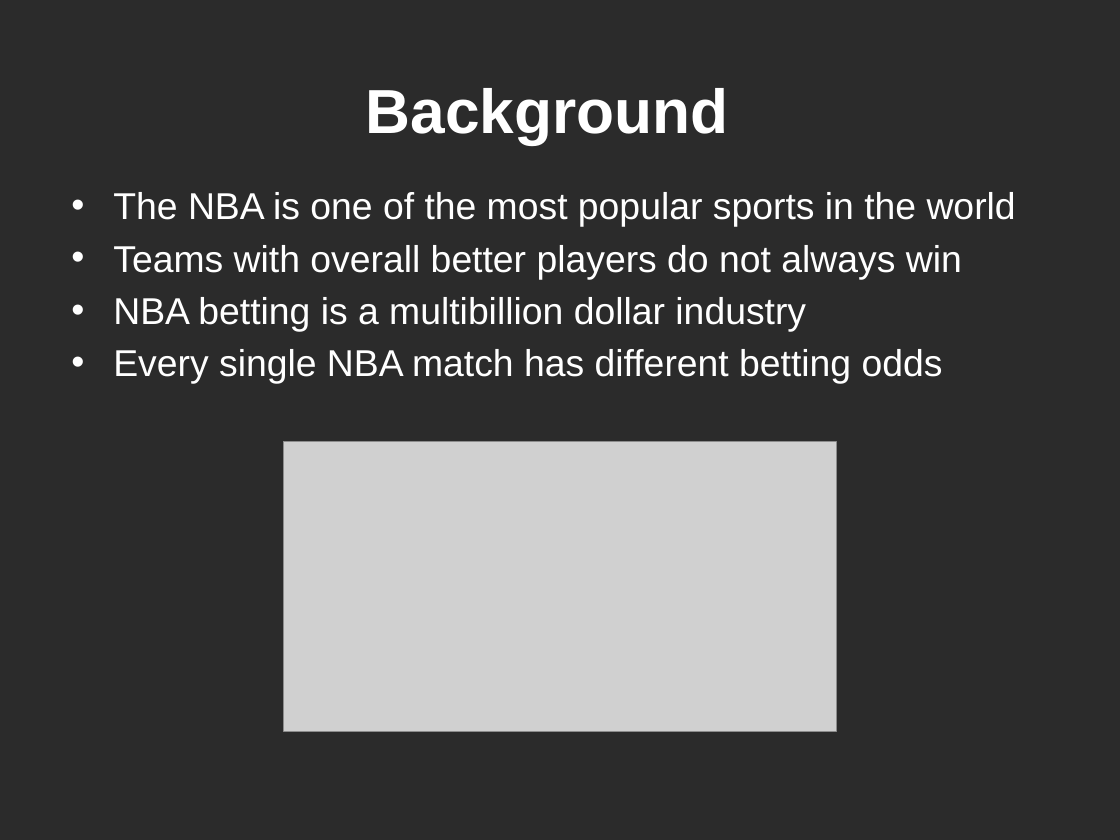
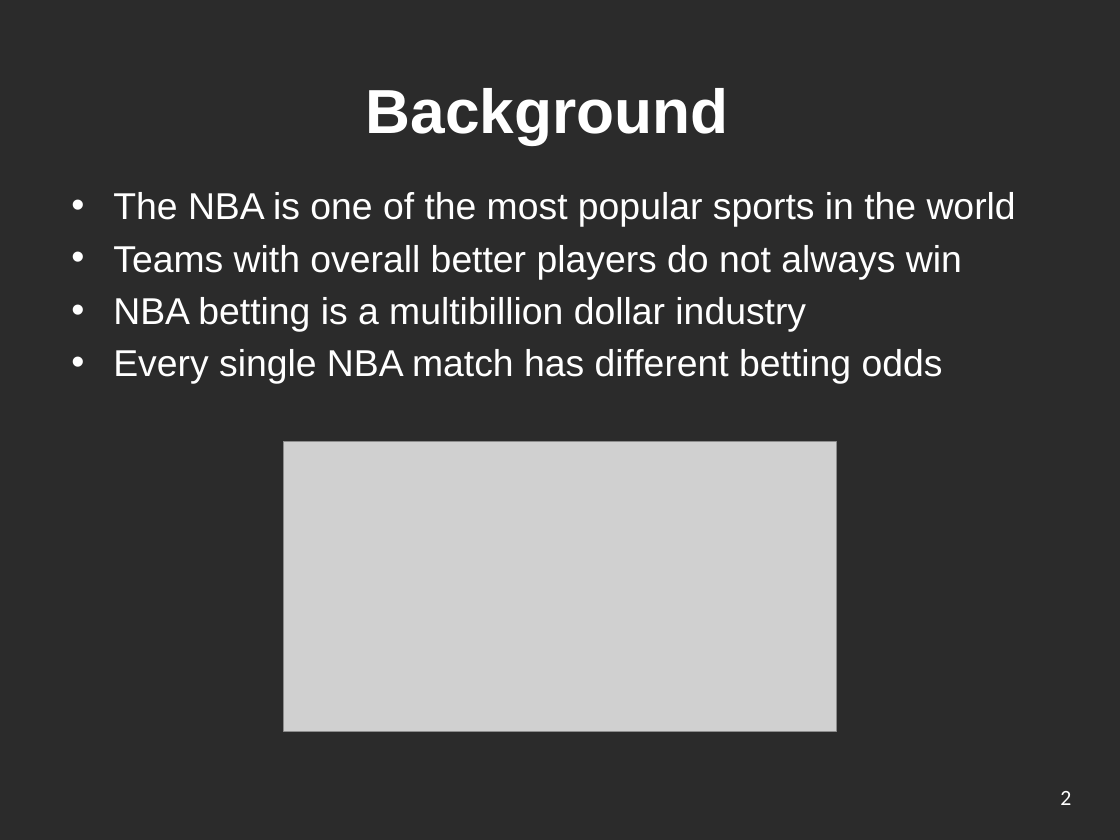
Before and after one commit to ickletsmulet/ECE-143-Group-19, a slide deck: slide 2 of Presentation.pptx. Drawn at 1120x840 pixels with LibreOffice and Linux fonts; fonts in the diff are those of the drawing; grey boxes stand for pictures; background and template pictures are left out; a plain dark background stands for a picture behind light text. Boxes give left, top, right and bottom in pixels: in the first picture for what was removed or moved away, otherwise in the second. Text is boxed around its words. In the diff, an @@ line names an element or a change of style, - is before the commit and + after.

```diff
--- a/Presentation.pptx
+++ b/Presentation.pptx
@@ page number added at (1060,791,1071,805), 14 pt, text #FFFFFF @@
+2
```
Also in this commit, not shown: 5 other slides changed, 6 slides added, 1 slide removed.
